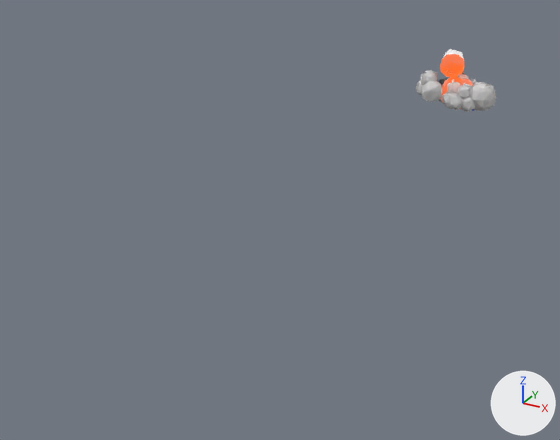
A saved change to the glTF model public/models/weather.glb.
One viewpoint serves both versions: a 50 mm lens placed at (1.95, -6.92, 1.79), pointed at (-0.4, -2.64, -0.35). The lights are fixed; the arrows at lower right show +X, +Y and +Z. Where no turn or scale is listed for an object, it has been applied to the vertices.

Names of what the first picture shows: '01d', '02n', '03', '13', 'moon.002', 'sun.002'.
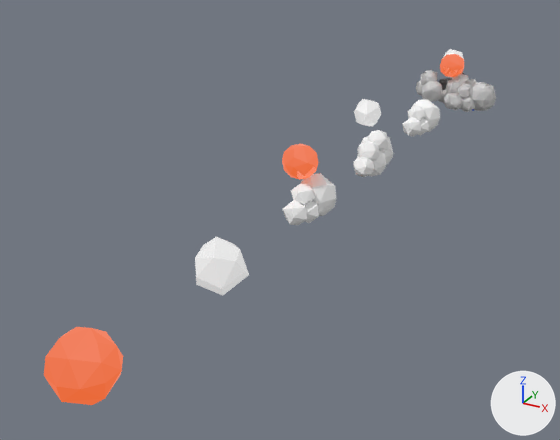
Where the change shows, as pixel boxes [x1, y1, x2, y2] in the pictures (560 x 440 px):
'01d', moved
    before: [441, 76, 473, 109]
    after: [44, 327, 123, 405]
'01n', moved (not visible before)
    after: [195, 237, 249, 295]
'02d', moved (not visible before)
    after: [283, 173, 336, 225]
'02n', moved
    before: [444, 73, 469, 109]
    after: [353, 130, 394, 177]
'sun.002', moved
    before: [440, 54, 464, 77]
    after: [282, 144, 318, 180]
'03', moved
    before: [442, 79, 474, 104]
    after: [403, 99, 440, 137]
'moon.002', moved
    before: [444, 49, 464, 59]
    after: [354, 99, 381, 127]

What the commit changed:
Object '01d' (ob_01d) moves from (0.0, 0.0, 0.0) to (0.0, -5.0, 0.0).
Object '01n' (ob_01n) moves from (0.0, 0.0, 0.0) to (0.0, -4.0, 0.0).
Object '02d' (ob_02d) moves from (0.0, 0.0, 0.0) to (0.0, -3.0, 0.0).
Object 'sun.002' (ob_sun_002) moves from (-0.07, 0.01, 0.236) to (-0.07, -2.99, 0.236).
Object '02n' (ob_02n) moves from (0.0, 0.0, 0.0) to (0.0, -2.0, 0.0).
Object 'moon.002' (ob_moon_002) moves from (-0.087, 0.08, 0.27) to (-0.087, -1.92, 0.27).
Object '03' (ob_03) moves from (0.0, 0.0, 0.0) to (0.0, -1.0, 0.0).
